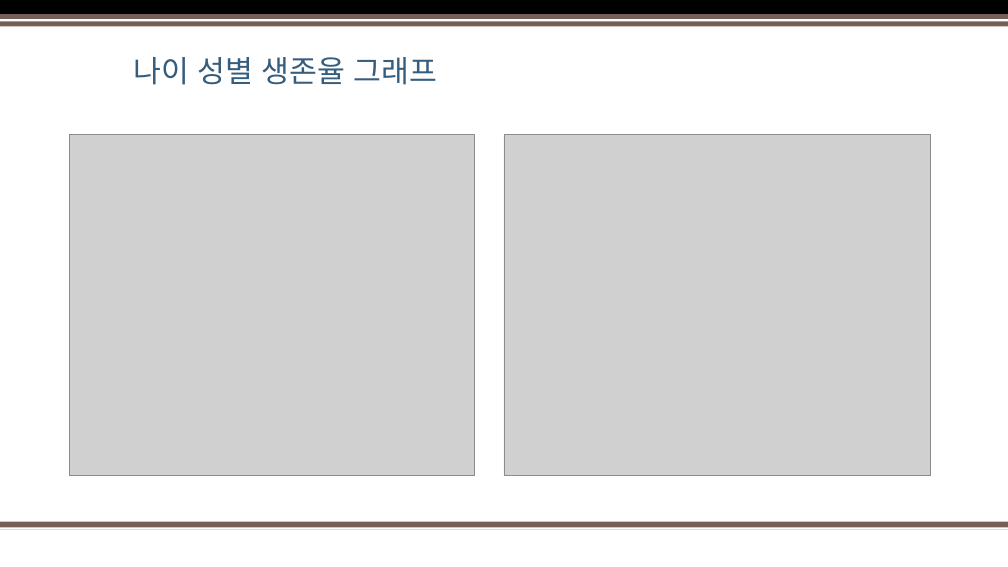
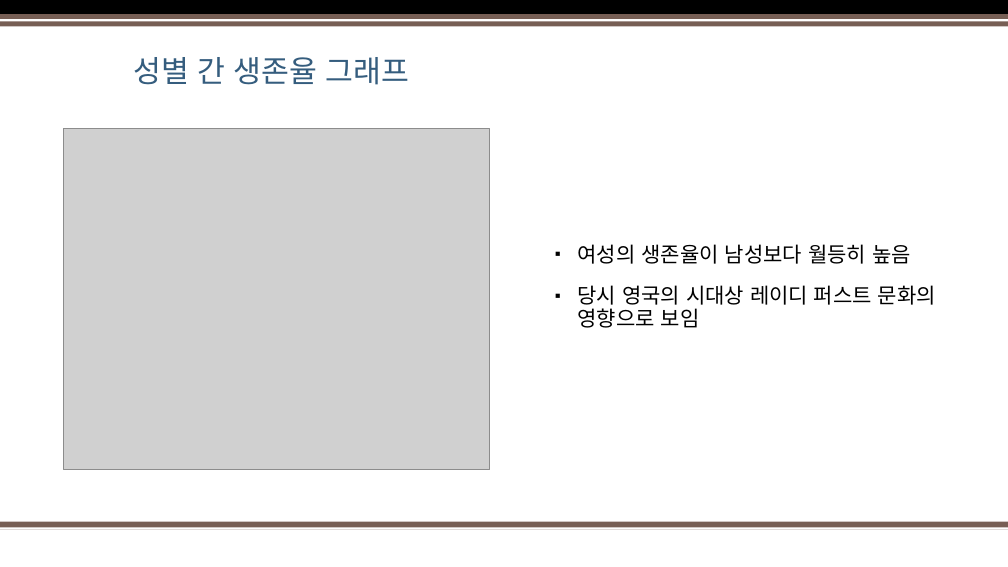
Before and after one commit to Jeong-Seongwon/portfolio, a slide deck: slide 11 of titanic/Portfolio.pptx. Drawn at 1008x567 pixels with LibreOffice and Linux fonts; fonts in the diff are those of the drawing; grey boxes stand for pictures; background and template pictures are left out. Boxes give left, top, right and bottom in pixels: in the first picture for what was removed or moved away, otherwise in the second. Text is boxed around its words. In the diff, an @@ line names an element or a change of style, - is before the commit and + after.

```diff
--- a/titanic/Portfolio.pptx
+++ b/titanic/Portfolio.pptx
@@ title at [133, 57, 409, 85]: text changed @@
-나이 성별 생존율 그래프
+성별 간 생존율 그래프
@@ picture: place and size @@
-picture at [504, 135, 931, 476]
+picture at [64, 129, 490, 470]
@@ picture removed at [70, 135, 474, 476] @@
@@ text added at [578, 244, 936, 328], 20 pt, text #000000 @@
+▪ 여성의 생존율이 남성보다 월등히 높음
+▪ 당시 영국의 시대상 레이디 퍼스트 문화의 영향으로 보임
```
Also in this commit, not shown: 3 other slides changed, 3 slides added.
